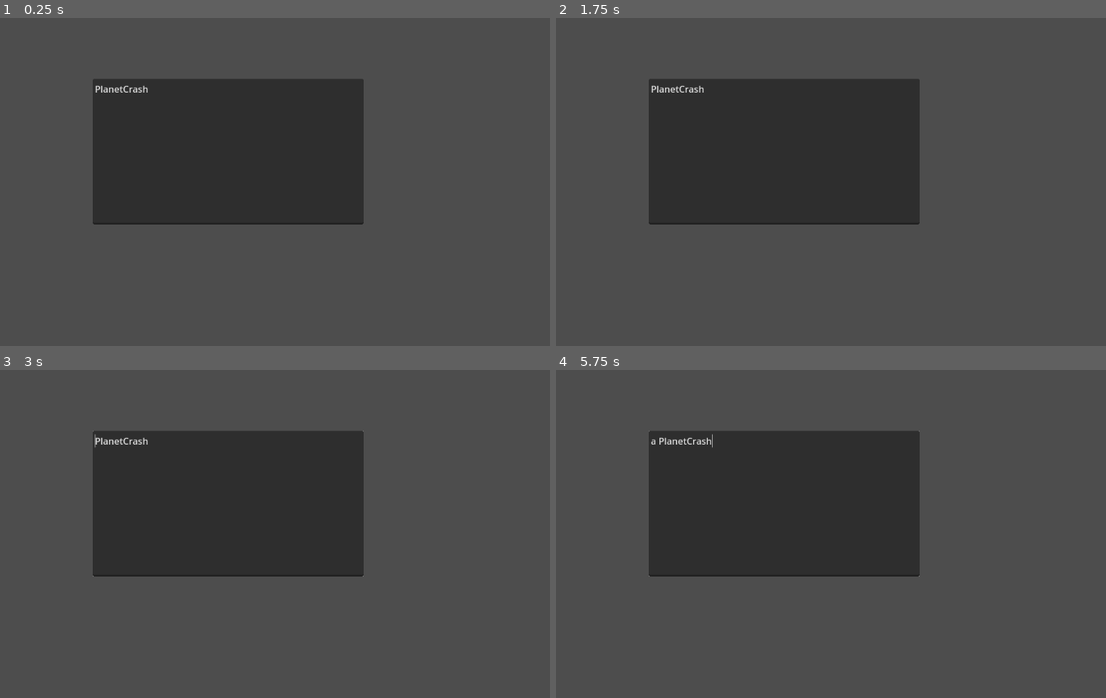
Above: before the commit, frames 1-4 (two rows, left to right).
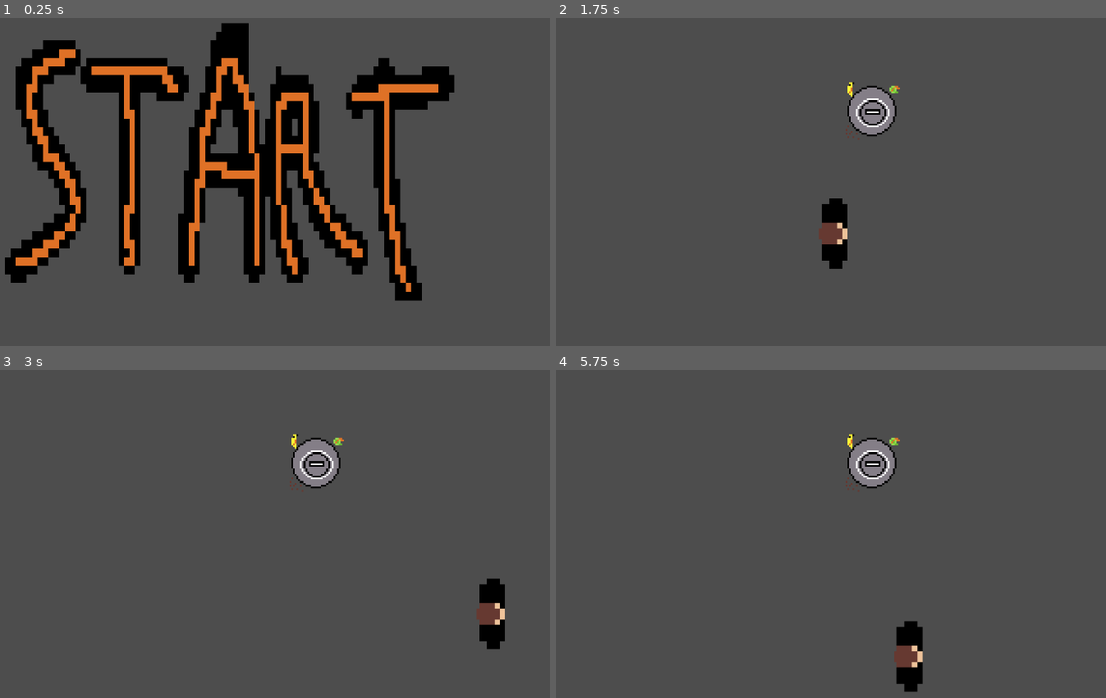
Above: after the commit, the same moments.

Repository: Hanover-CS/HC24-Max-Bowe-Senior-Project
Game: Godot game, scene res://Scenes/main_menu.tscn
The game is run twice, just before and just after one commit, with the same random seed, the same clock (stepped at 60 frames per second) and the same inputs. Before the commit the project starts from res://Scenes/main_ui.tscn.
Inputs (mouse positions are in pixels of both pictures, inside the frame that each line leads up to):
- Up to frame 1 (0.25 s): no input
- Up to frame 2 (1.75 s): tap Enter at 0.5 s; move the mouse to (924, 142) at 0.52 s; hold D (right) 0.53-1.28 s; click (924, 142) at 0.67 s; move the mouse to (644, 178) at 1.27 s; hold Down (down) from 1.28 s (still down); click (644, 178) at 1.42 s
- Up to frame 3 (3 s): move the mouse to (286, 432) at 2.02 s; release Down (down) at 2.03 s; hold D (right) 2.03-2.78 s; click (286, 432) at 2.17 s; move the mouse to (187, 586) at 2.77 s; hold Up (up) from 2.78 s (still down); click (187, 586) at 2.92 s
- Up to frame 4 (5.75 s): move the mouse to (974, 570) at 3.52 s; release Up (up) at 3.53 s; hold A (left) 3.53-5.03 s; click (974, 570) at 3.67 s; move the mouse to (578, 458) at 4.27 s; click (578, 458) at 4.42 s; tap Space at 5 s; move the mouse to (809, 514) at 5.02 s; hold Down (down) from 5.03 s (still down); click (809, 514) at 5.17 s

The runs differ from the first frame. In frame 1, 37% of the frame differs, in the area x 0-83%, y 1-87%; in frame 2, 22%; in frame 3, 23%; in frame 4, 23%.

Commit message:
added basic start menu, transitions to test scene

Diff:
--- /dev/null
+++ b/project/Scenes/main_menu.gd
@@ -0,0 +1,17 @@
+extends MarginContainer
+
+
+# Called when the node enters the scene tree for the first time.
+func _ready():
+	pass # Replace with function body.
+
+
+# Called every frame. 'delta' is the elapsed time since the previous frame.
+func _process(delta):
+	pass
+
+
+func _on_start_button_gui_input(event):
+	print(event)
+	if event is InputEventMouseButton:
+		get_tree().change_scene_to_file("res://Scenes/main.tscn")
--- /dev/null
+++ b/project/Scenes/main_menu.tscn
@@ -0,0 +1,23 @@
+[gd_scene load_steps=3 format=3 uid="uid://bibymkdsos0fm"]
+
+[ext_resource type="Script" path="res://Scenes/main_menu.gd" id="1_usrsm"]
+[ext_resource type="Texture2D" uid="uid://cnds1n217eoyw" path="res://graphics/start.png" id="2_o7ltp"]
+
+[node name="MainMenu" type="MarginContainer"]
+anchors_preset = 15
+anchor_right = 1.0
+anchor_bottom = 1.0
+grow_horizontal = 2
+grow_vertical = 2
+theme_override_constants/margin_left = 120
+theme_override_constants/margin_top = 80
+theme_override_constants/margin_right = 120
+theme_override_constants/margin_bottom = 80
+script = ExtResource("1_usrsm")
+
+[node name="StartButton" type="TextureRect" parent="."]
+texture_filter = 3
+layout_mode = 2
+texture = ExtResource("2_o7ltp")
+
+[connection signal="gui_input" from="StartButton" to="." method="_on_start_button_gui_input"]
--- a/project/Scenes/main_ui.tscn
+++ /dev/null
@@ -1,18 +0,0 @@
-[gd_scene format=3 uid="uid://dukr0lwj3lgde"]
-
-[node name="MainUI" type="Control"]
-layout_mode = 3
-anchor_right = 1.233
-anchor_bottom = 1.318
-offset_right = -0.416016
-offset_bottom = -0.0640259
-grow_horizontal = 2
-grow_vertical = 2
-
-[node name="TextEdit" type="TextEdit" parent="."]
-layout_mode = 0
-offset_left = 350.0
-offset_top = 178.0
-offset_right = 826.0
-offset_bottom = 434.0
-text = "PlanetCrash"
--- a/project/project.godot
+++ b/project/project.godot
@@ -11,7 +11,7 @@
 [application]
 
 config/name="PlanetCrash"
-run/main_scene="res://Scenes/main_ui.tscn"
+run/main_scene="res://Scenes/main_menu.tscn"
 config/features=PackedStringArray("4.1", "GL Compatibility")
 config/icon="res://Characters/Player/icon.svg"
 
Binary file removed: project/Characters/Player/basic-character.jpg
Binary file added: project/graphics/start.png
Not shown, changed: project/graphics/start.png.import
Binary file added: project/start.png
Not shown, added: project/start.png.import
